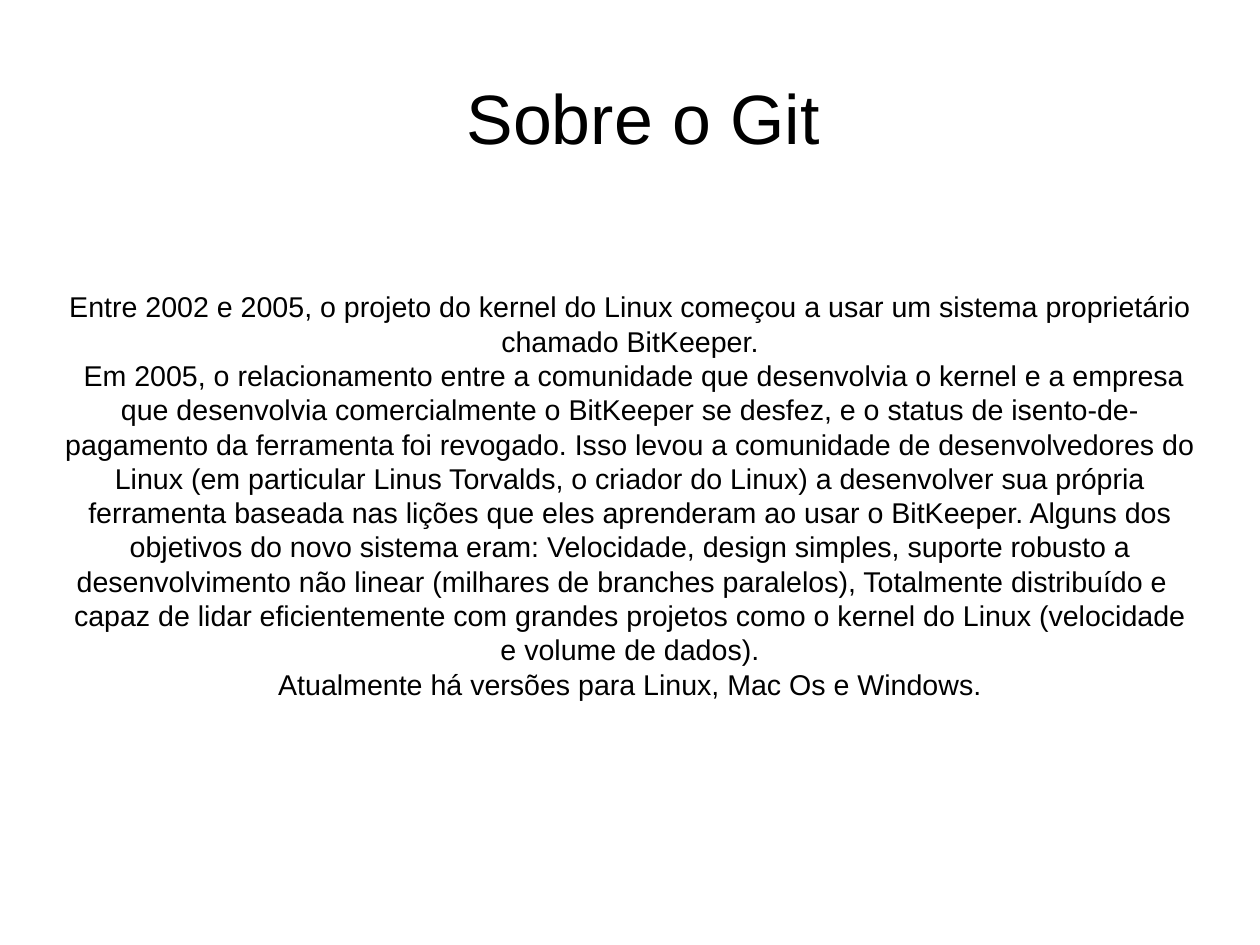
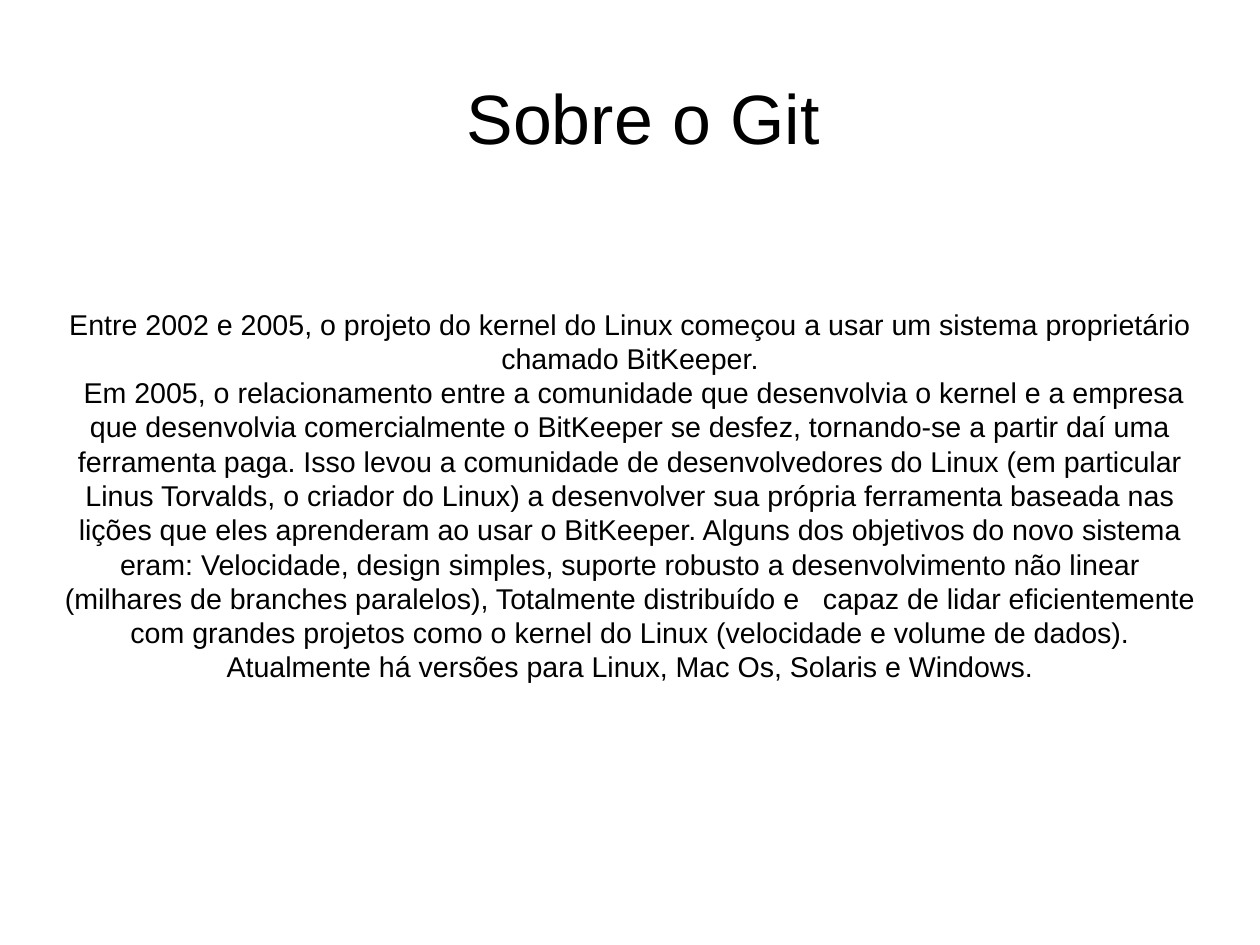
Before and after one commit to luifernansilva/hello-world, a slide deck: slide 9 of Git-Apresentacao.odp. Drawn at 1260x945 pixels with LibreOffice and Linux fonts; fonts in the diff are those of the drawing. Boxes give left, top, right and bottom in pixels: in the first picture for what was removed or moved away, otherwise in the second. Text is boxed around its words. In the diff, an @@ line names an element or a change of style, - is before the commit and + after.

```diff
--- a/Git-Apresentacao.odp
+++ b/Git-Apresentacao.odp
@@ subtitle at box(65, 382, 1195, 683): text changed @@
-Em 2005, o relacionamento entre a comunidade que desenvolvia o kernel e a empresa que desenvolvia comercialmente o BitKeeper se desfez, e o status de isento-de-pagamento da ferramenta foi revogado. Isso levou a comunidade de desenvolvedores do Linux (em particular Linus Torvalds, o criador do Linux) a desenvolver sua própria ferramenta baseada nas lições que eles aprenderam ao usar o BitKeeper. Alguns dos objetivos do novo sistema eram: Velocidade, design simples, suporte robusto a desenvolvimento não linear (milhares de branches paralelos), Totalmente distribuído e capaz de lidar eficientemente com grandes projetos como o kernel do Linux (velocidade e volume de dados).
-Atualmente há versões para Linux, Mac Os e Windows.
+Em 2005, o relacionamento entre a comunidade que desenvolvia o kernel e a empresa que desenvolvia comercialmente o BitKeeper se desfez, tornando-se a partir daí uma ferramenta paga. Isso levou a comunidade de desenvolvedores do Linux (em particular Linus Torvalds, o criador do Linux) a desenvolver sua própria ferramenta baseada nas lições que eles aprenderam ao usar o BitKeeper. Alguns dos objetivos do novo sistema eram: Velocidade, design simples, suporte robusto a desenvolvimento não linear (milhares de branches paralelos), Totalmente distribuído e capaz de lidar eficientemente com grandes projetos como o kernel do Linux (velocidade e volume de dados).
+Atualmente há versões para Linux, Mac Os, Solaris e Windows.
```
Also in this commit, not shown: 1 slide added.
